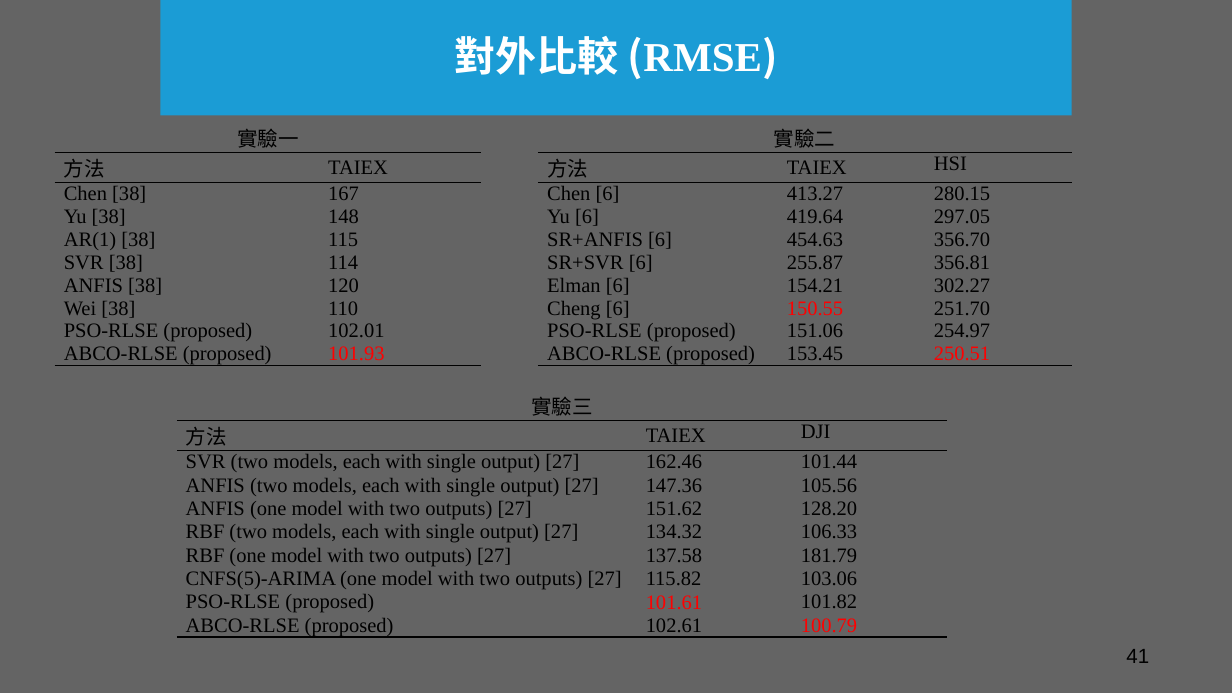
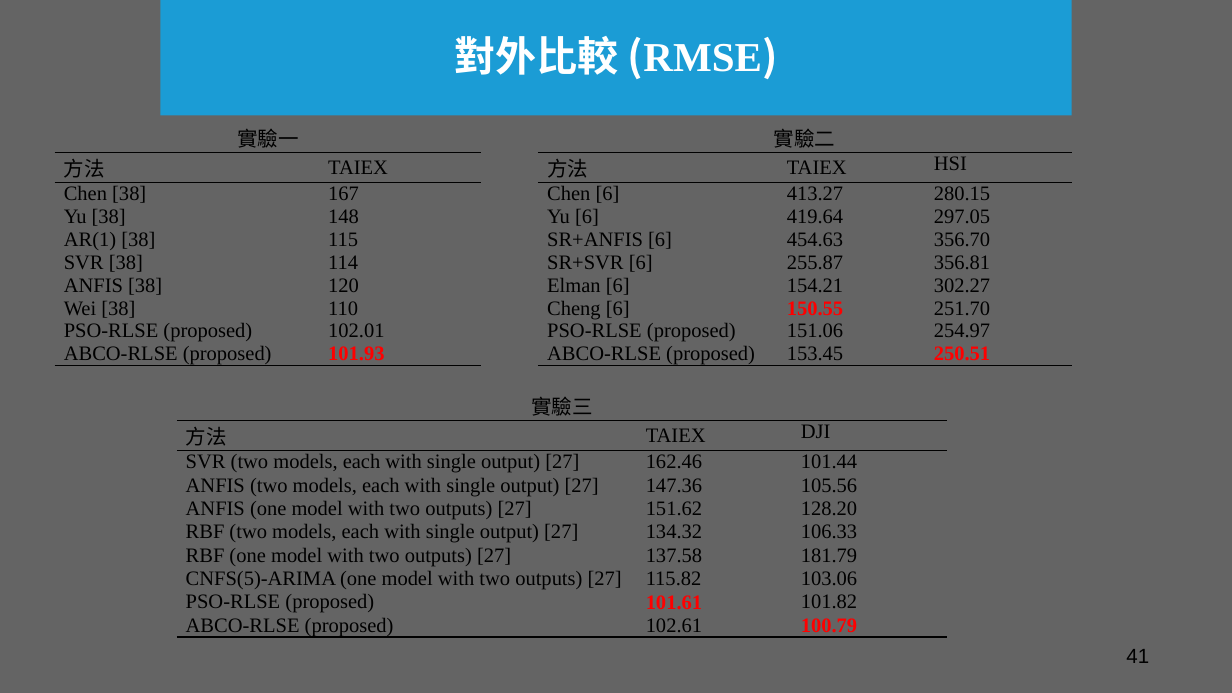
Before and after one commit to add11013/AI, a slide deck: slide 41 of Master Dissertation/碩士論文.pptx. Drawn at 1232x693 pixels with LibreOffice and Linux fonts; fonts in the diff are those of the drawing; background and template pictures are left out; a plain dark background stands for a picture behind light text. Boxes give left, top, right and bottom in pixels: in the first picture for what was removed or moved away, otherwise in the second. Text is boxed around its words. In the diff, an @@ line names an element or a change of style, - is before the commit and + after.

```diff
--- a/Master Dissertation/碩士論文.pptx
+++ b/Master Dissertation/碩士論文.pptx
@@ table at [54, 123, 482, 370] @@
@@ bold on in "101.93" @@
@@ table at [538, 123, 1072, 370] @@
@@ bold on in "150.55", "250.51" @@
@@ table at [177, 391, 947, 641] @@
@@ bold on in "101.61", "100.79" @@
```
Also in this commit, not shown: 4 other slides changed, 8 other files.
